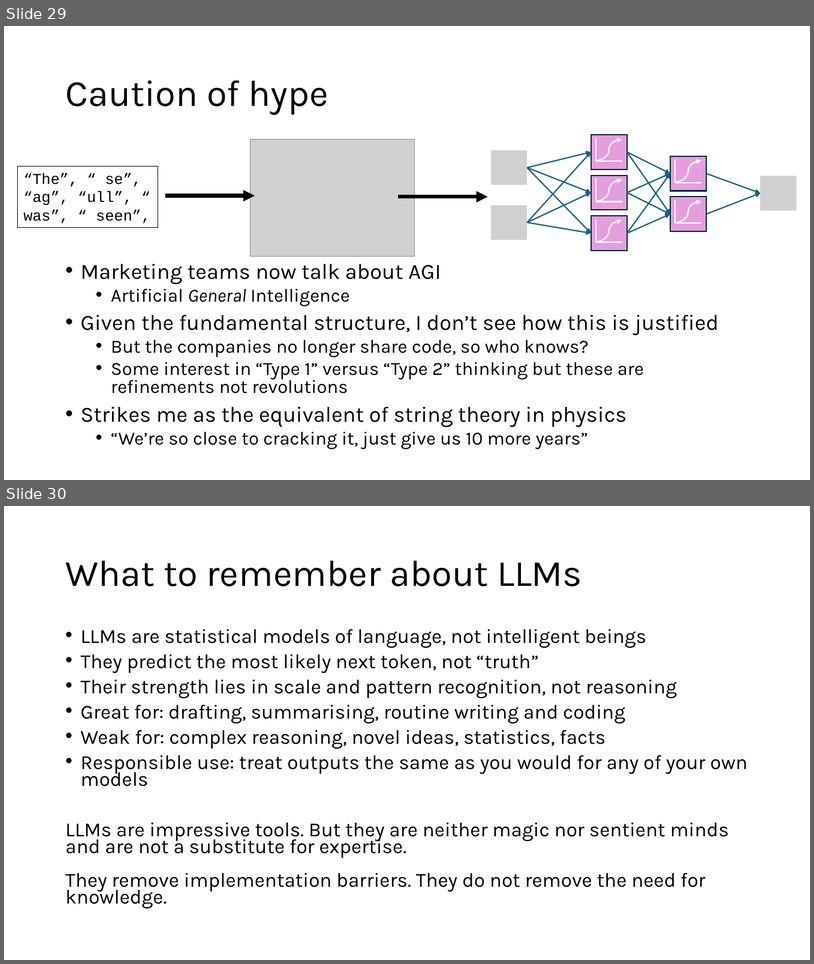
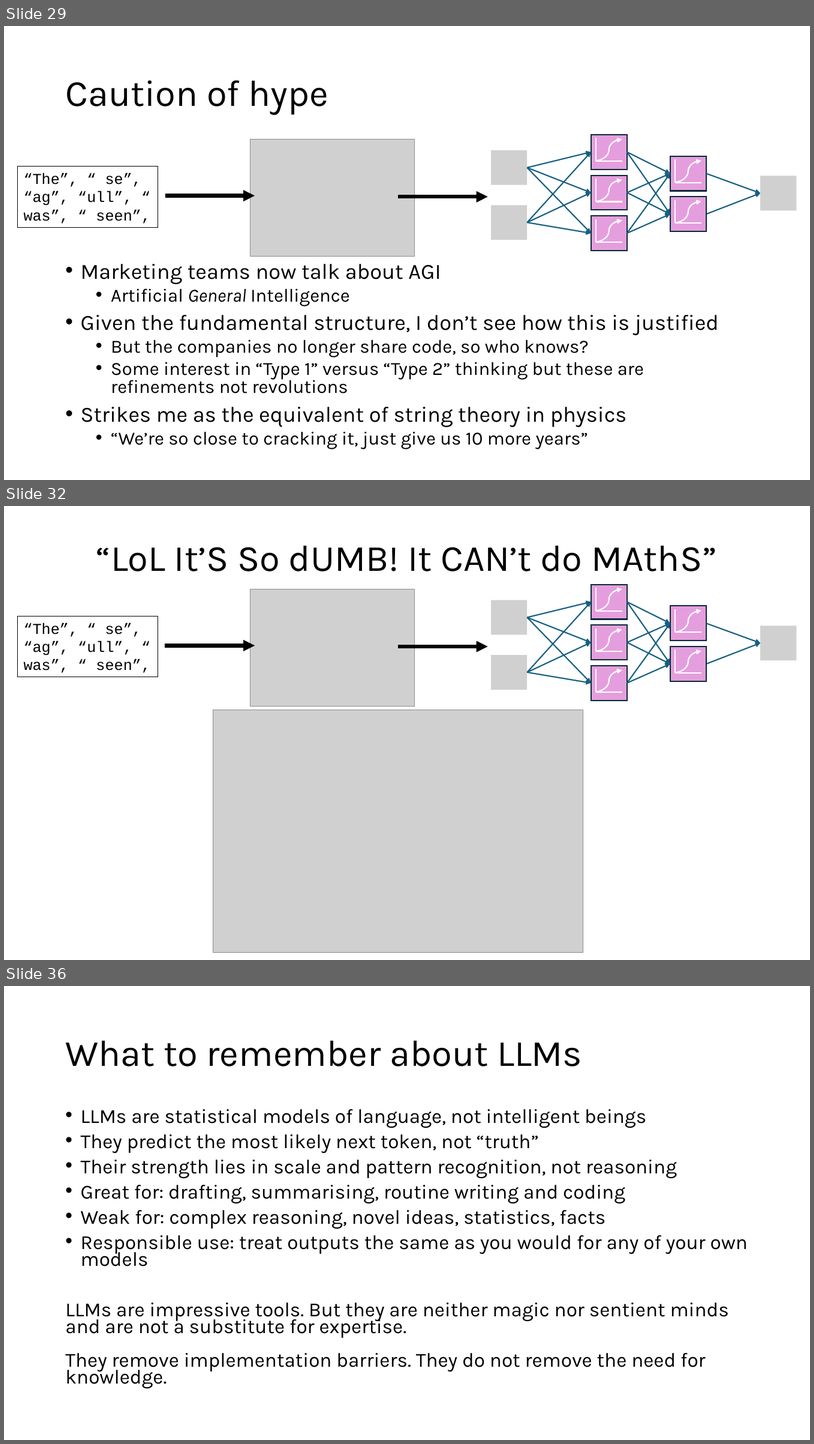
Before and after one commit to DeonRoos/stats-for-biologists, a slide deck: Lectures/BI3010 Lecture XX Large Language Models.pptx. Shown one above the other, each under a label of ours: slides 29 and 30 before the commit, slides 29, 32 and 36 after it; the slides between them are not shown. The pictures are 814x964 and 814x1444 pixels, drawn with LibreOffice and Linux fonts; fonts in the diff are those of the drawing; grey boxes stand for pictures. Boxes give left, top, right and bottom in pixels: in the first picture for what was removed or moved away, otherwise in the second. Text is boxed around its words. In the diff, an @@ line names an element or a change of style, - is before the commit and + after.

```diff
--- a/Lectures/BI3010 Lecture XX Large Language Models.pptx
+++ b/Lectures/BI3010 Lecture XX Large Language Models.pptx
@@ slide 32 added at bbox=[4, 506, 810, 960], background #FFFFFF @@
@@ title added at bbox=[96, 546, 717, 571], 44 pt, text #000000 @@
+“LoL It’S So dUMB! It CAN’t do MAthS”
@@ group added at bbox=[17, 585, 797, 706]: 16 arrows, 10 lines, 6 rectangles, 5 curved arrows, 4 pictures @@
+“The”, “ se”, “ag”, “ull”, “ was”, “ seen”,
@@ picture added at bbox=[213, 710, 584, 952] @@
@@ what was slide 30 is now slide 36 @@
```
Also in this commit, not shown: 3 slides changed, 5 other slides added.
